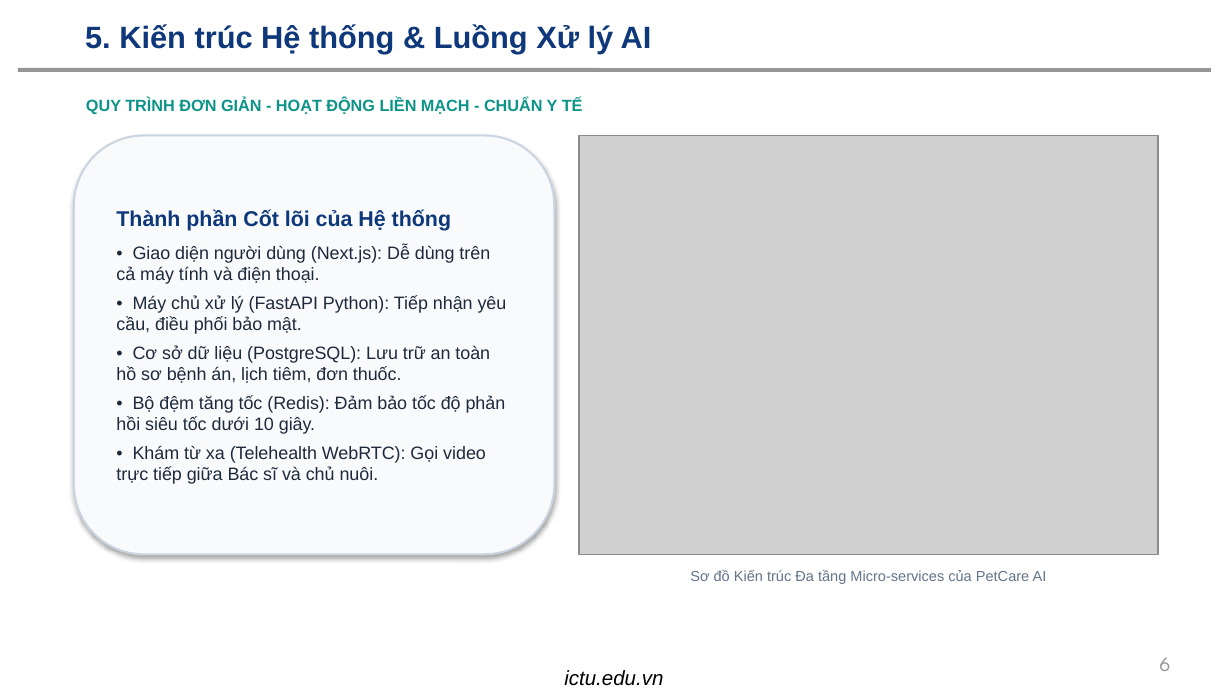
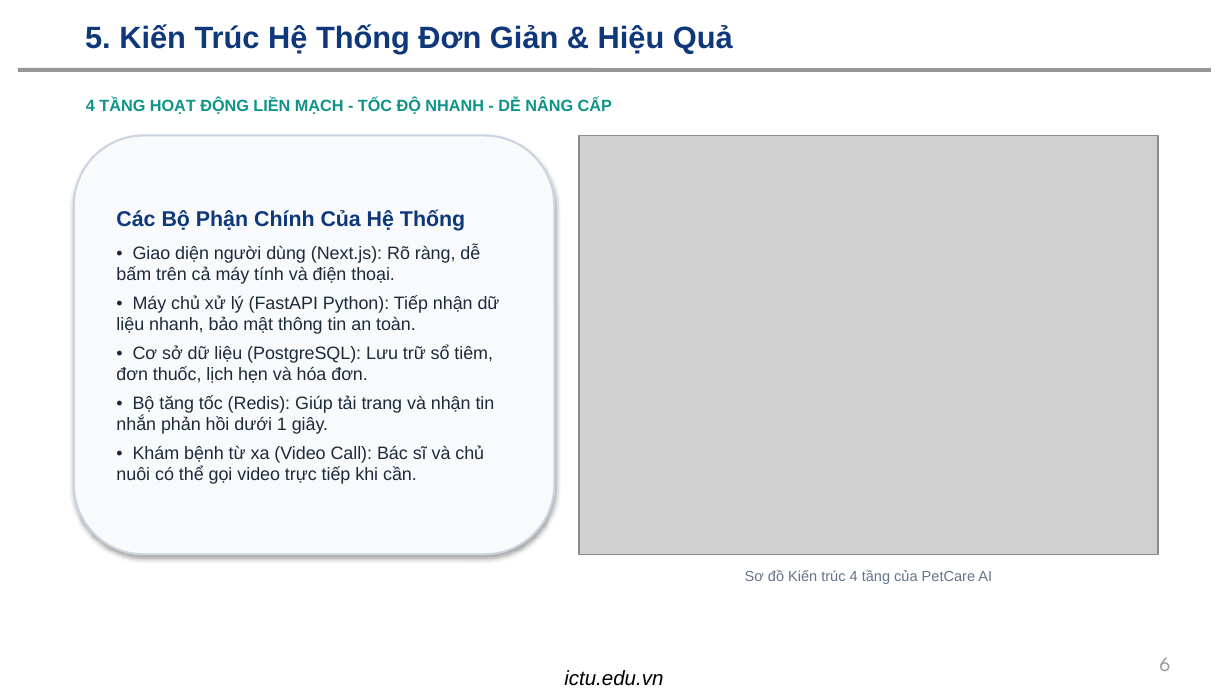
Before and after one commit to dtc245200209-lang/HE-THONG-QUAN-LY-THU-CUNG-VA-LICH-CHAM-SOC-CO-TICH-HOP-AI, a slide deck: slide 6 of BAO_CAO_THUYET_TRINH_PETCARE_AI.pptx. Drawn at 1232x693 pixels with LibreOffice and Linux fonts; fonts in the diff are those of the drawing; grey boxes stand for pictures; background and template pictures are left out. Boxes give left, top, right and bottom in pixels: in the first picture for what was removed or moved away, otherwise in the second. Text is boxed around its words. In the diff, an @@ line names an element or a change of style, - is before the commit and + after.

```diff
--- a/BAO_CAO_THUYET_TRINH_PETCARE_AI.pptx
+++ b/BAO_CAO_THUYET_TRINH_PETCARE_AI.pptx
@@ title at bbox=[85, 24, 733, 53]: text changed @@
-5. Kiến trúc Hệ thống & Luồng Xử lý AI
+5. Kiến Trúc Hệ Thống Đơn Giản & Hiệu Quả
@@ text at bbox=[86, 97, 612, 114]: text changed @@
-QUY TRÌNH ĐƠN GIẢN - HOẠT ĐỘNG LIỀN MẠCH - CHUẨN Y TẾ
+4 TẦNG HOẠT ĐỘNG LIỀN MẠCH - TỐC ĐỘ NHANH - DỄ NÂNG CẤP
@@ text in rounded rectangle at bbox=[116, 210, 500, 484]: text changed @@
-Thành phần Cốt lõi của Hệ thống
-• Giao diện người dùng (Next.js): Dễ dùng trên cả máy tính và điện thoại.
-• Máy chủ xử lý (FastAPI Python): Tiếp nhận yêu cầu, điều phối bảo mật.
-• Cơ sở dữ liệu (PostgreSQL): Lưu trữ an toàn hồ sơ bệnh án, lịch tiêm, đơn thuốc.
-• Bộ đệm tăng tốc (Redis): Đảm bảo tốc độ phản hồi siêu tốc dưới 10 giây.
-• Khám từ xa (Telehealth WebRTC): Gọi video trực tiếp giữa Bác sĩ và chủ nuôi.
+Các Bộ Phận Chính Của Hệ Thống
+• Giao diện người dùng (Next.js): Rõ ràng, dễ bấm trên cả máy tính và điện thoại.
+• Máy chủ xử lý (FastAPI Python): Tiếp nhận dữ liệu nhanh, bảo mật thông tin an toàn.
+• Cơ sở dữ liệu (PostgreSQL): Lưu trữ sổ tiêm, đơn thuốc, lịch hẹn và hóa đơn.
+• Bộ tăng tốc (Redis): Giúp tải trang và nhận tin nhắn phản hồi dưới 1 giây.
+• Khám bệnh từ xa (Video Call): Bác sĩ và chủ nuôi có thể gọi video trực tiếp khi cần.
@@ text at bbox=[745, 570, 992, 584]: text changed @@
-Sơ đồ Kiến trúc Đa tầng Micro-services của PetCare AI
+Sơ đồ Kiến trúc 4 tầng của PetCare AI
```
Also in this commit, not shown: 13 other slides changed, 2 other files.
